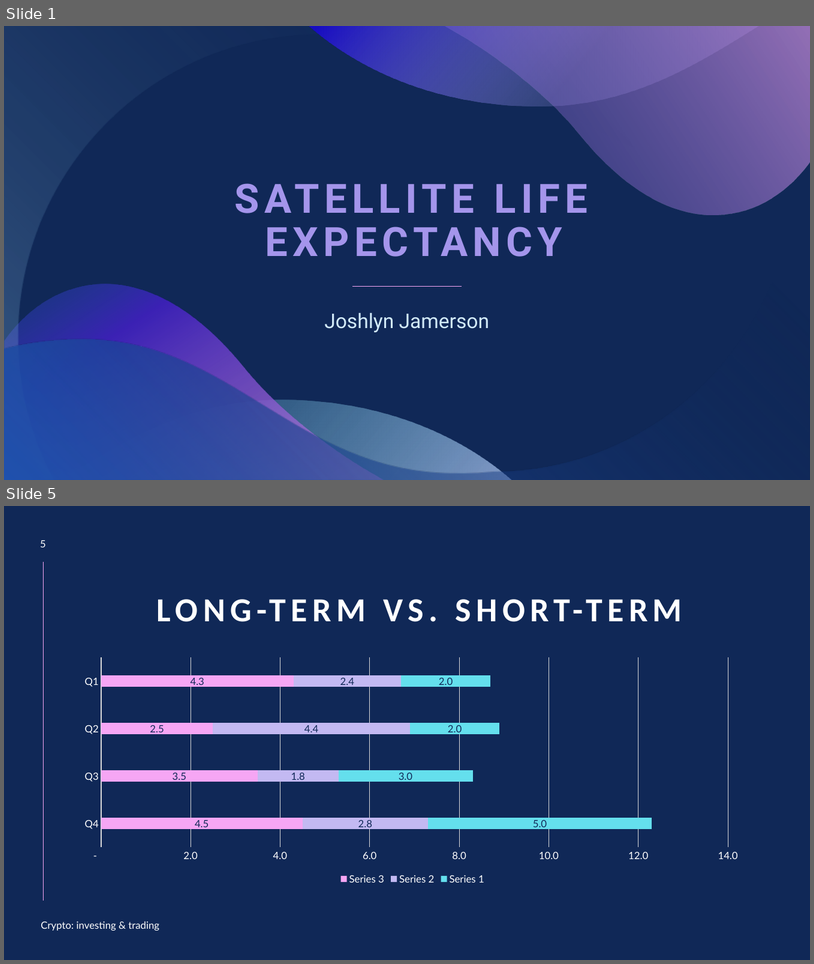
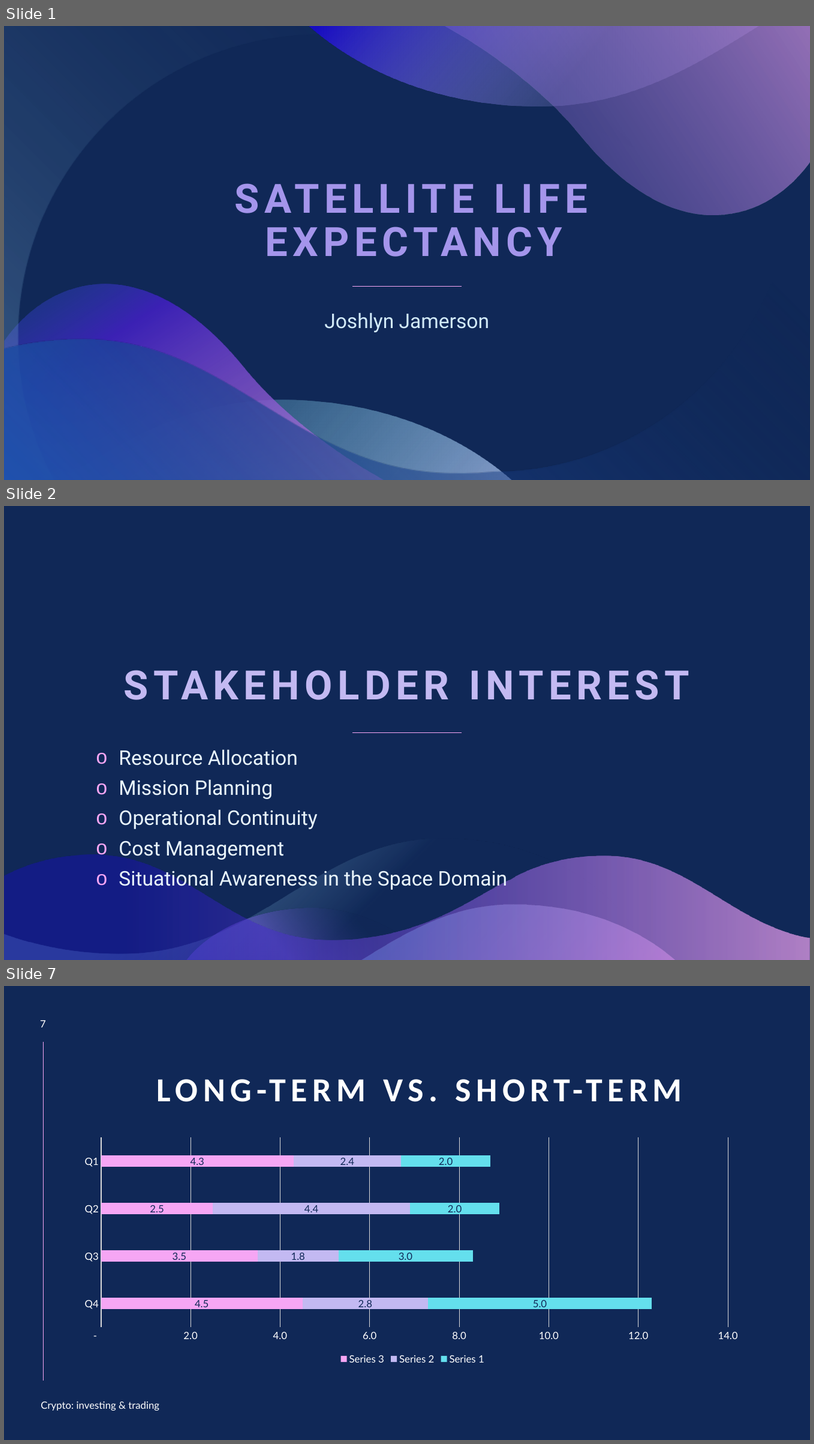
Before and after one commit to joshlynj/active_satellites, a slide deck: ppt/SATELLITE LIFE EXPECTANCY.pptx. Shown one above the other, each under a label of ours: slides 1 and 5 before the commit, slides 1, 2 and 7 after it; the slides between them are not shown. The pictures are 814x964 and 814x1444 pixels, drawn with LibreOffice and Linux fonts; fonts in the diff are those of the drawing. Boxes give left, top, right and bottom in pixels: in the first picture for what was removed or moved away, otherwise in the second. Text is boxed around its words. In the diff, an @@ line names an element or a change of style, - is before the commit and + after.

```diff
--- a/ppt/SATELLITE LIFE EXPECTANCY.pptx
+++ b/ppt/SATELLITE LIFE EXPECTANCY.pptx
@@ slide 2 added at (x1=4, y1=506, x2=810, y2=960), background #102857 @@
@@ title added at (x1=68, y1=641, x2=747, y2=712), 48 pt, text #C3B9F2, bold @@
+STAKEHOLDER INTEREST
@@ line added from (462, 733) to (353, 733), #F6A6F4 0.5 pt @@
@@ subtitle added at (x1=119, y1=749, x2=508, y2=890), 24 pt, text #E9F5FC @@
+o Resource Allocation
+o Mission Planning
+o Operational Continuity
+o Cost Management
+o Situational Awareness in the Space Domain
@@ freeform shape added at (x1=4, y1=838, x2=644, y2=960), fill gradient #102857 to #92CDF0 @@
@@ freeform shape added at (x1=4, y1=855, x2=810, y2=960), fill gradient #F6A6F4 to #180DC2 @@
@@ freeform shape added at (x1=186, y1=907, x2=448, y2=960), fill gradient #102857 to #765FE1 @@
@@ freeform shape added at (x1=361, y1=904, x2=675, y2=960), fill gradient #64DFED to #F6A6F4 @@
@@ what was slide 5 is now slide 7 @@
@@ page number at (x1=40, y1=1020, x2=46, y2=1027): text changed @@
-5
+7
```
Also in this commit, not shown: 1 slide changed, 3 other slides added, 4 slides removed.
